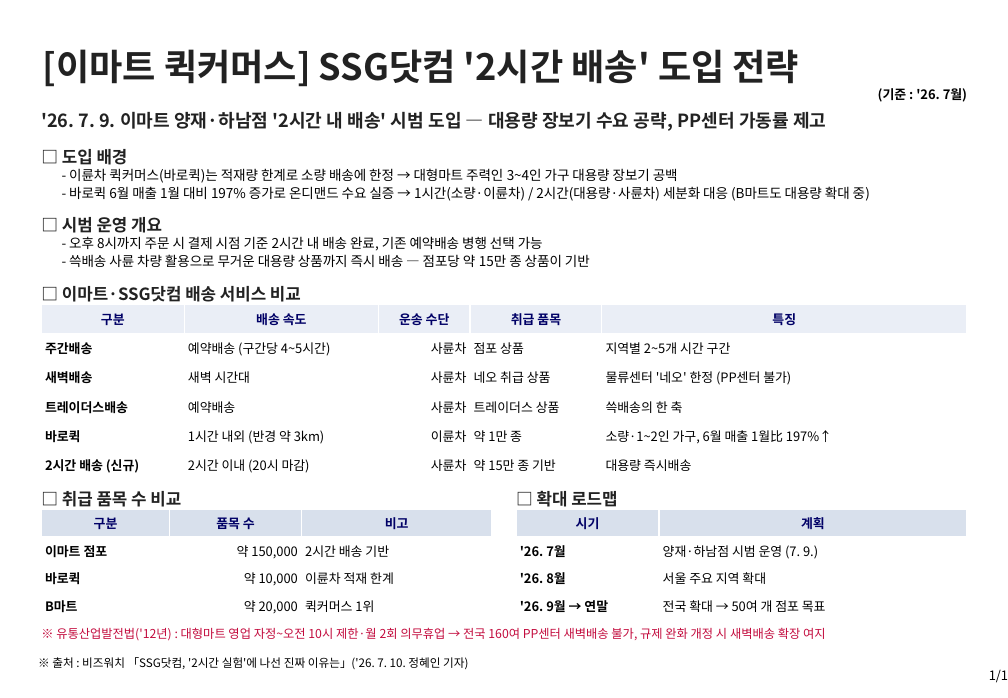
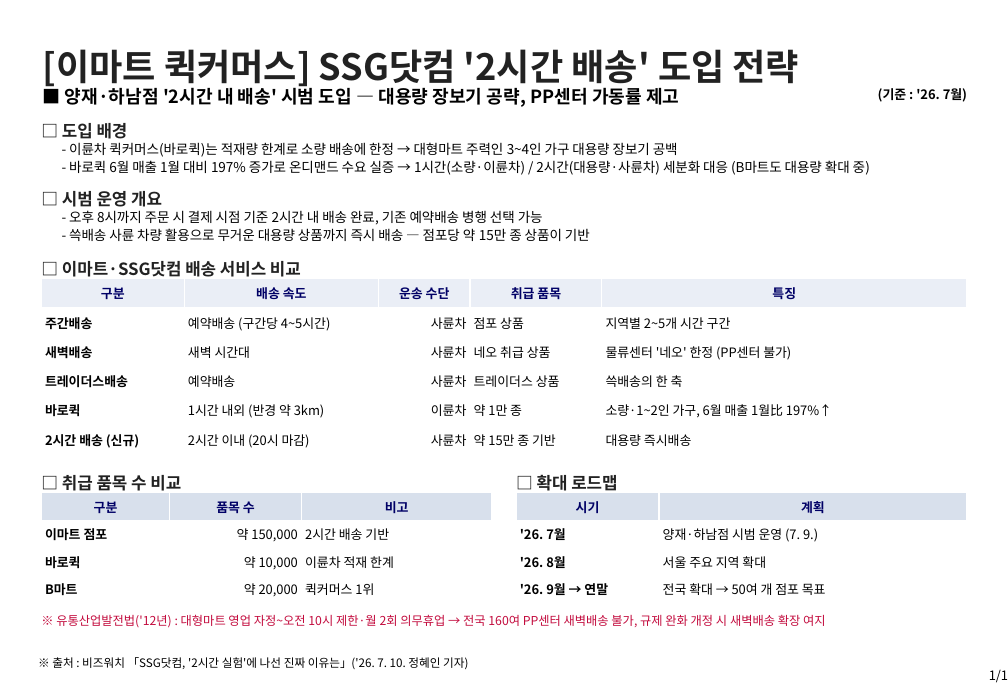
Before and after one commit to avoseed/web1, a slide deck: slide 1 of reports/ssg-quickcommerce-onepager.pptx. Drawn at 1008x698 pixels with LibreOffice and Linux fonts; fonts in the diff are those of the drawing. Boxes give left, top, right and bottom in pixels: in the first picture for what was removed or moved away, otherwise in the second. Text is boxed around its words. In the diff, an @@ line names an element or a change of style, - is before the commit and + after.

```diff
--- a/reports/ssg-quickcommerce-onepager.pptx
+++ b/reports/ssg-quickcommerce-onepager.pptx
@@ text at (65,84,679,107): text changed; text colour #222222 to #000000 @@
-'26. 7. 9. 이마트 양재·하남점 '2시간 내 배송' 시범 도입 — 대용량 장보기 수요 공략, PP센터 가동률 제고
+■ 양재·하남점 '2시간 내 배송' 시범 도입 — 대용량 장보기 공략, PP센터 가동률 제고
@@ 7 texts, 1 table: place and size @@
-7 texts, 1 table at (41,149,967,480)
+7 texts, 1 table at (41,123,967,454)
@@ 3 texts, 2 tables: place and size @@
-3 texts, 2 tables at (41,490,968,641)
+3 texts, 2 tables at (41,475,968,628)
```
Also in this commit, not shown: 3 other files.
